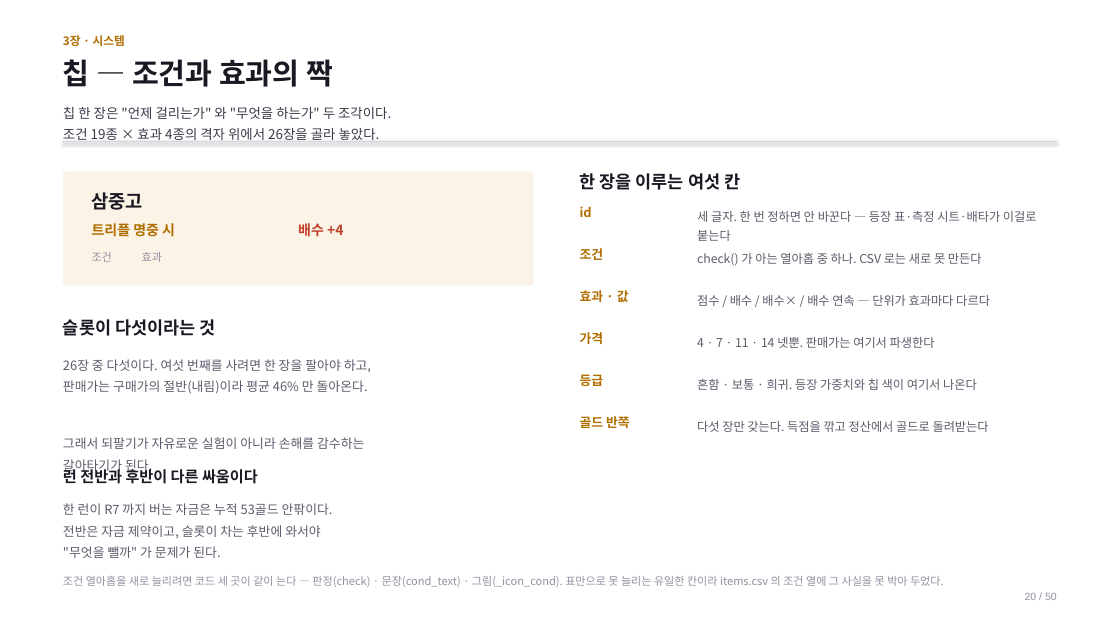
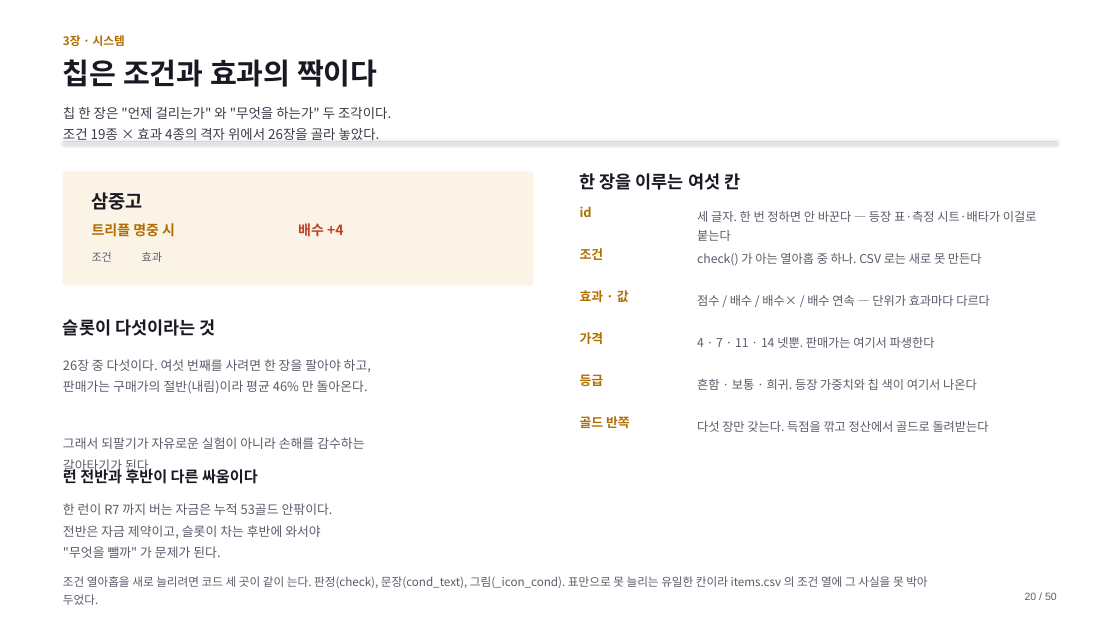
Before and after one commit to GGbong69/test-03, a slide deck: slide 20 of docs/기획서.pptx. Drawn at 1120x630 pixels with LibreOffice and Linux fonts; fonts in the diff are those of the drawing. Boxes give left, top, right and bottom in pixels: in the first picture for what was removed or moved away, otherwise in the second. Text is boxed around its words. In the diff, an @@ line names an element or a change of style, - is before the commit and + after.

```diff
--- a/docs/기획서.pptx
+++ b/docs/기획서.pptx
@@ text at [63,59,377,87]: text changed @@
-칩 — 조건과 효과의 짝
+칩은 조건과 효과의 짝이다
@@ text "조건 효과" at [92,252,162,262]: text colour #9490A1 to #5E5A6B @@
@@ text at [63,576,927,605]: text changed; size 9.5 to 10 pt; text colour #9490A1 to #5E5A6B @@
-조건 열아홉을 새로 늘리려면 코드 세 곳이 같이 는다 — 판정(check) · 문장(cond_text) · 그림(_icon_cond). 표만으로 못 늘리는 유일한 칸이라 items.csv 의 조건 열에 그 사실을 못 박아 두었다.
+조건 열아홉을 새로 늘리려면 코드 세 곳이 같이 는다. 판정(check), 문장(cond_text), 그림(_icon_cond). 표만으로 못 늘리는 유일한 칸이라 items.csv 의 조건 열에 그 사실을 못 박아 두었다.
@@ text "20 / 50" at [1025,592,1057,600]: text colour #9490A1 to #5E5A6B @@
```
Also in this commit, not shown: 49 other slides changed.
